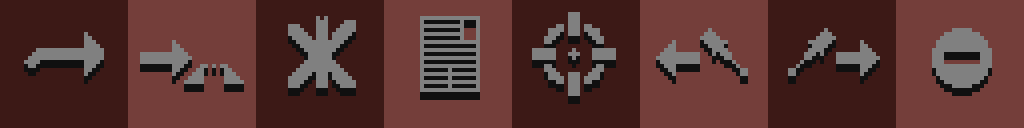
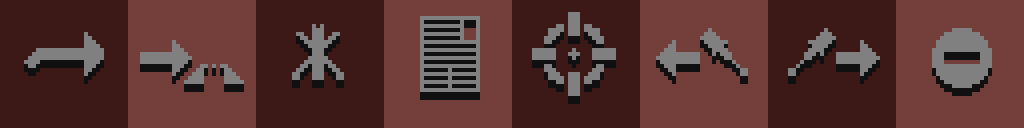
Comparing the layer stacks of the two 1024x128 images. Changes:
painted on "Pasted Layer" over [left=288, top=16, right=356, bottom=96]
